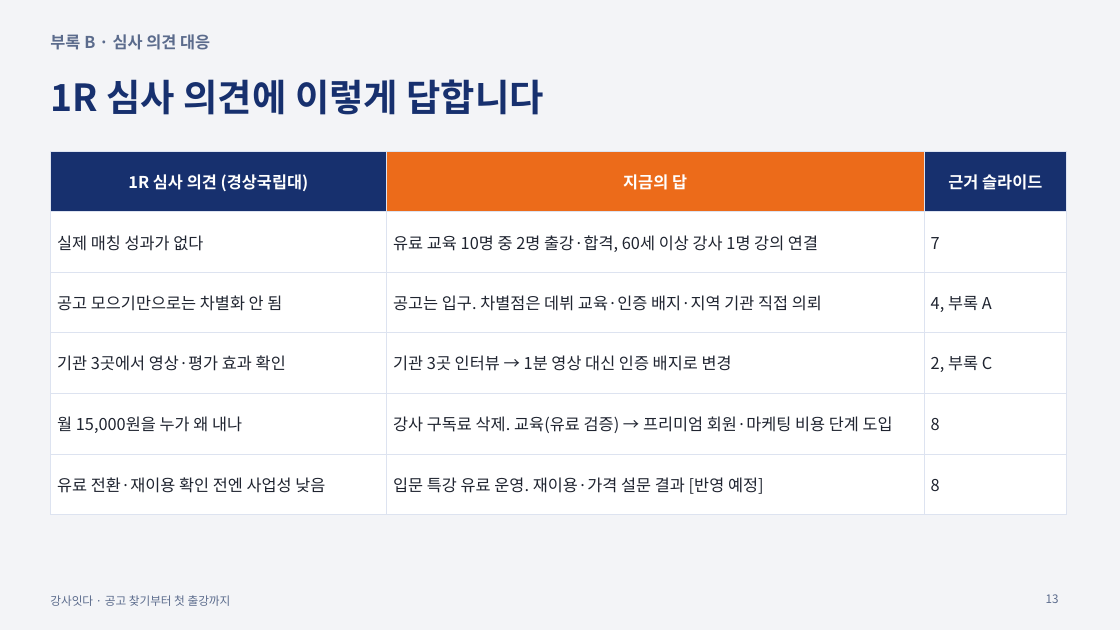
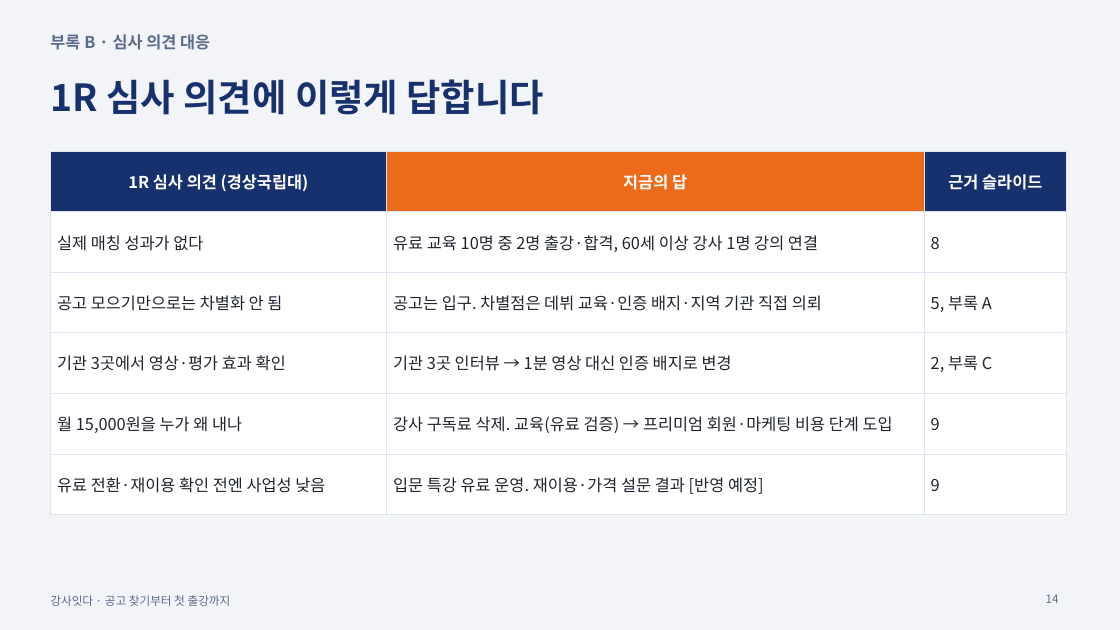
Before and after one commit to thskal17-sudo/-, a slide deck: slide 14 of reports/강사잇다 발표 PPT 구성안.pptx (slide 13 before the commit). Drawn at 1120x630 pixels with LibreOffice and Linux fonts; fonts in the diff are those of the drawing. Boxes give left, top, right and bottom in pixels: in the first picture for what was removed or moved away, otherwise in the second. Text is boxed around its words. In the diff, an @@ line names an element or a change of style, - is before the commit and + after.

```diff
--- a/reports/강사잇다 발표 PPT 구성안.pptx
+++ b/reports/강사잇다 발표 PPT 구성안.pptx
@@ table at [50, 151, 1067, 498] @@
-row 2, column 3: 7
+row 2, column 3: 8
-row 3, column 3: 4, 부록 A
+row 3, column 3: 5, 부록 A
-row 5, column 3: 8
+row 5, column 3: 9
-row 6, column 3: 8
+row 6, column 3: 9
@@ page number at [1046, 594, 1059, 603]: text changed @@
-13
+14
```
Also in this commit, not shown: 1 slide added.
